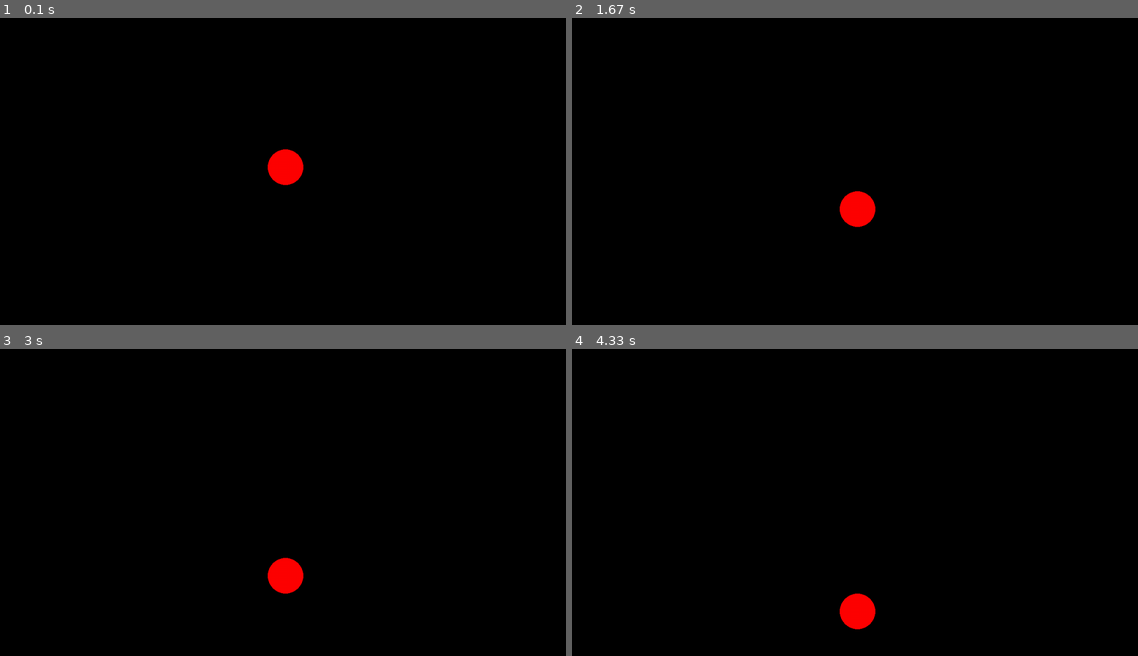
Above: before the commit, frames 1-4 (two rows, left to right).
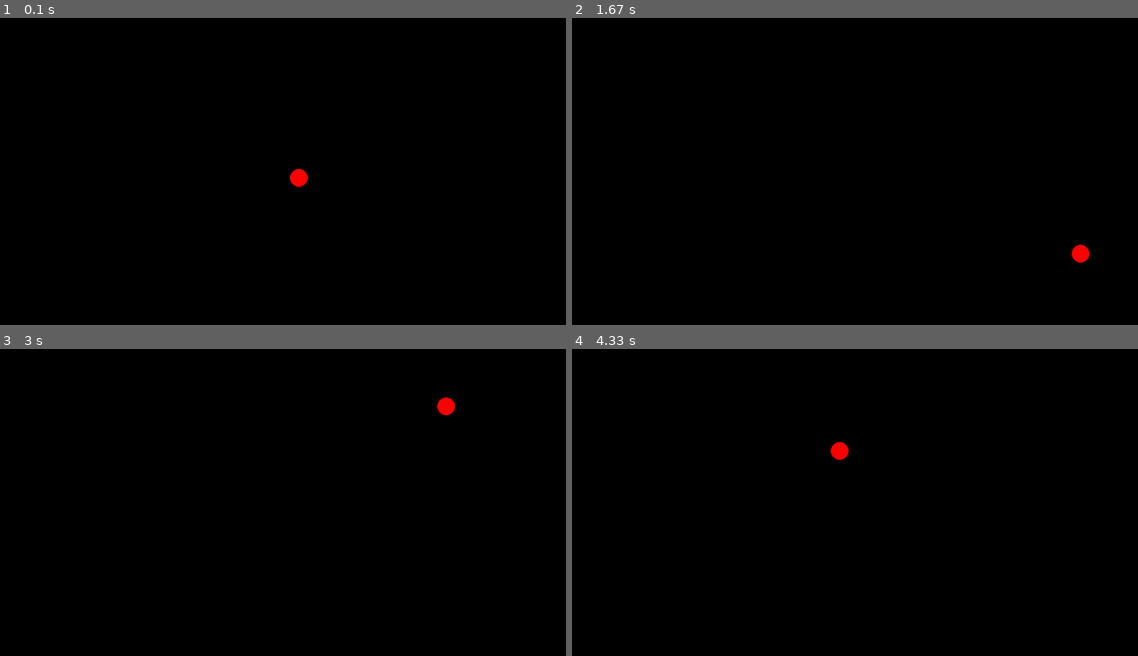
Above: after the commit, the same moments.

Repository: VladTBK/pong-clone-pygame
Game: pygame game, started from pong.py
Same seed, same stepped clock (60 frames per second), same inputs: the game is played once before the commit and once after it.
Inputs:
- Up to frame 1 (0.1 s): no input
- Up to frame 2 (1.67 s): no input
- Up to frame 3 (3 s): no input
- Up to frame 4 (4.33 s): no input

The runs differ from the first frame. In frame 1, 0.6% of the frame differs, in the area x 47-55%, y 42-56%; in frame 2, 0.7%; in frame 3, 0.7%, in the area x 47-81%, y 15-80%; in frame 4, 0.7%.

Commit message:
made ball bounce

Diff:
--- a/constants.py
+++ b/constants.py
@@ -1,4 +1,5 @@
 class cfg:
     color_dict = {0: "red", 1: "black"}
-    height = 1280
-    width = 720
+    height = 720
+    width = 1280
+    ballspeed = 5
--- a/pong.py
+++ b/pong.py
@@ -7,42 +7,50 @@
         pygame.quit()
 
 
+def refresh(check_run):
+    pygame.time.delay(10)
+    for event in pygame.event.get():
+        if event.type == pygame.QUIT:
+            check_run = False
+    screen.fill(cfg.color_dict[1])
+    return check_run
+
+
 class Ball:
-    def __init__(self, color, pos_X, pos_Y):
+    def __init__(self, color, pos_X, pos_Y, size):
         self.color = color
         self.pos_X = pos_X
         self.pos_Y = pos_Y
-        pygame.draw.circle(screen, self.color, (self.pos_X, self.pos_Y), 40)
+        self.vx = cfg.ballspeed
+        self.vy = cfg.ballspeed
+        self.size = size
+        pygame.draw.circle(screen, self.color, (self.pos_X, self.pos_Y), self.size)
 
-    def fall(self):
-        self.pos_Y += 1
-        screen.fill((0, 0, 0))
-        pygame.draw.circle(screen, self.color, (self.pos_X, self.pos_Y), 40)
+    def update_state(self):
+        self.pos_X += self.vx
+        self.pos_Y += self.vy
+        if self.pos_X >= cfg.width - self.size / 2 or self.pos_X <= self.size / 2:
+            self.vx = -self.vx
+
+        if self.pos_Y <= self.size / 2 or self.pos_Y >= cfg.height - self.size / 2:
+            self.vy = -self.vy
+
+        pygame.draw.circle(screen, self.color, (self.pos_X, self.pos_Y), self.size)
 
 
 pygame.init()
-screen = pygame.display.set_mode((cfg.height, cfg.width), vsync=1)
+screen = pygame.display.set_mode((cfg.width, cfg.height), vsync=1)
 clock = pygame.time.Clock()
-
-running = True
-screen.fill(cfg.color_dict[1])
 
 
 def main():
-    global running
-    ball = Ball(cfg.color_dict[0], cfg.height / 2, cfg.width / 2)
+    running = True
+    ball = Ball(cfg.color_dict[0], cfg.width / 2, cfg.height / 2, 20)
     while running:
-        pygame.time.delay(10)
-        # poll for events
-        # pygame.QUIT event means the user clicked X to close your window
-        for event in pygame.event.get():
-            if event.type == pygame.QUIT:
-                running = False
-
+        running = refresh(running)
         curr_key = pygame.key.get_pressed()
         check_key(curr_key)
-        ball.fall()
-        # update_ball()
+        ball.update_state()
         pygame.display.flip()
         clock.tick(60) / 1000
 
